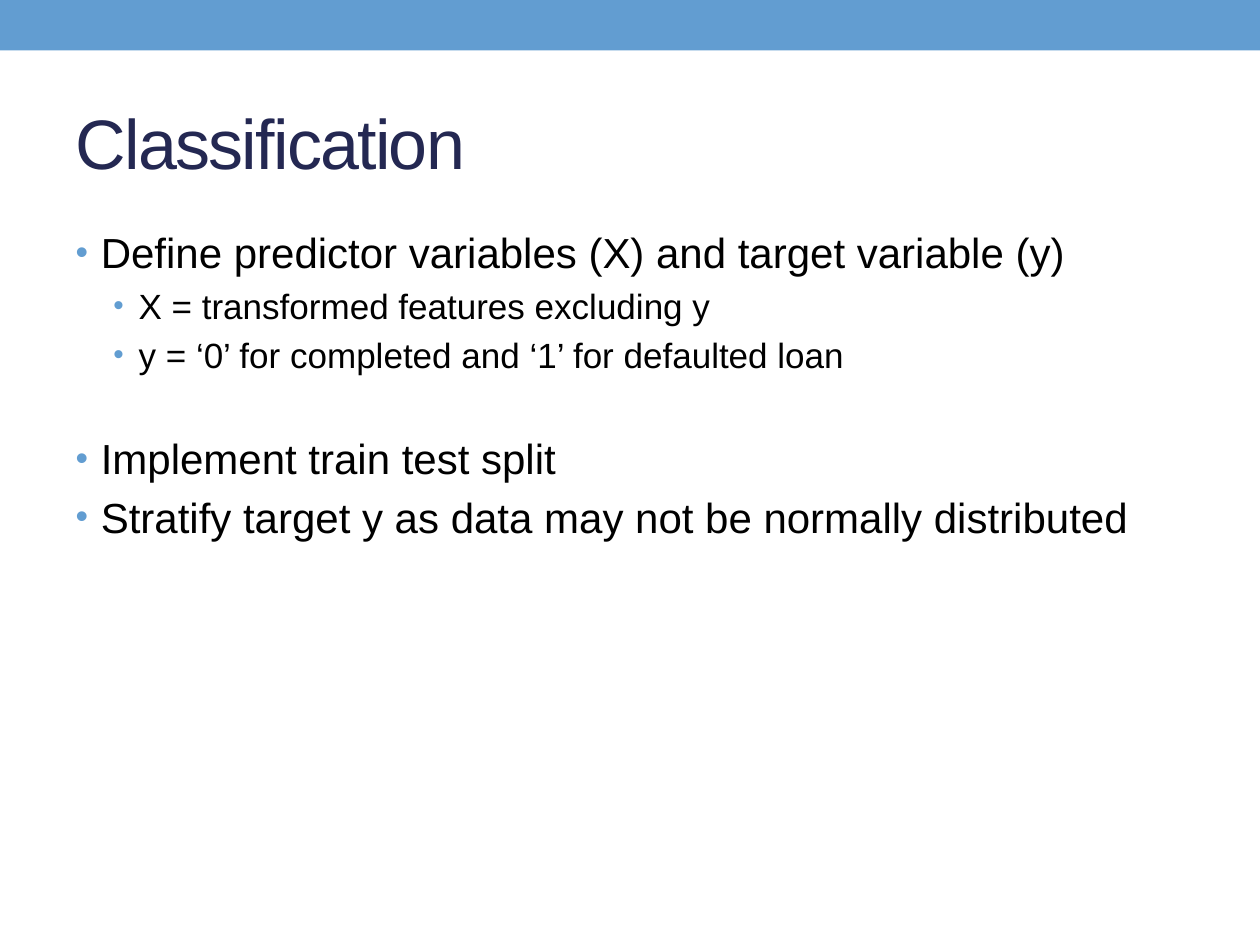
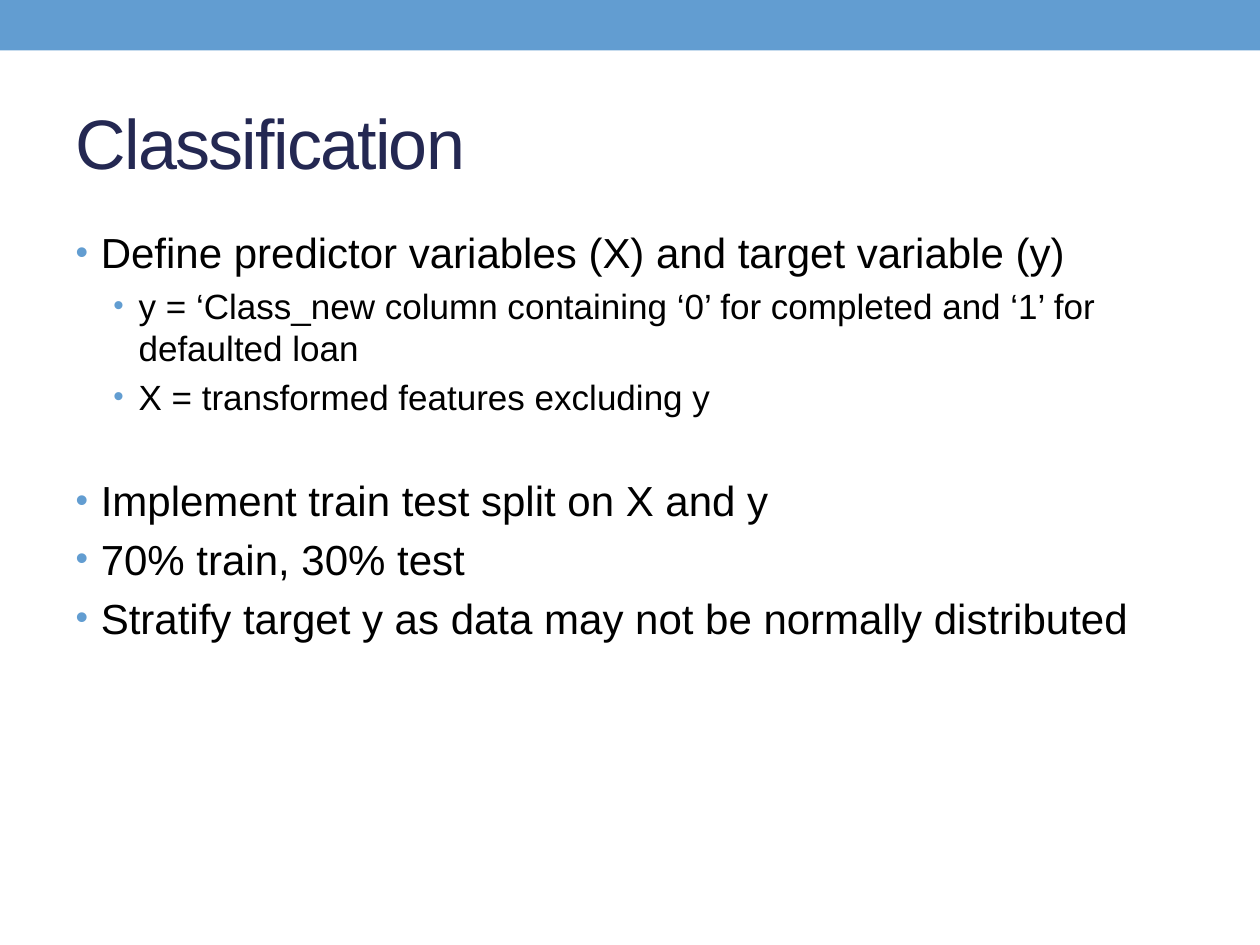
Before and after one commit to Son17/Data-Science-Projects, a slide deck: slide 24 of LG presentation.pptx (slide 23 before the commit). Drawn at 1260x945 pixels with LibreOffice and Linux fonts; fonts in the diff are those of the drawing. Boxes give left, top, right and bottom in pixels: in the first picture for what was removed or moved away, otherwise in the second. Text is boxed around its words. In the diff, an @@ line names an element or a change of style, - is before the commit and + after.

```diff
--- a/LG presentation.pptx
+++ b/LG presentation.pptx
@@ text at bbox=[139, 293, 1095, 362]: paragraph added @@
+  • y = ‘Class_new column containing ‘0’ for completed and ‘1’ for defaulted loan
@@ text at bbox=[101, 485, 768, 581]: text changed; size 20 to 24 pt @@
-  • y = ‘0’ for completed and ‘1’ for defaulted loan
-• Implement train test split
+• Implement train test split on X and y
+• 70% train, 30% test
```
Also in this commit, not shown: 17 other slides changed, 9 slides added, 4 slides removed, 1 other file.
